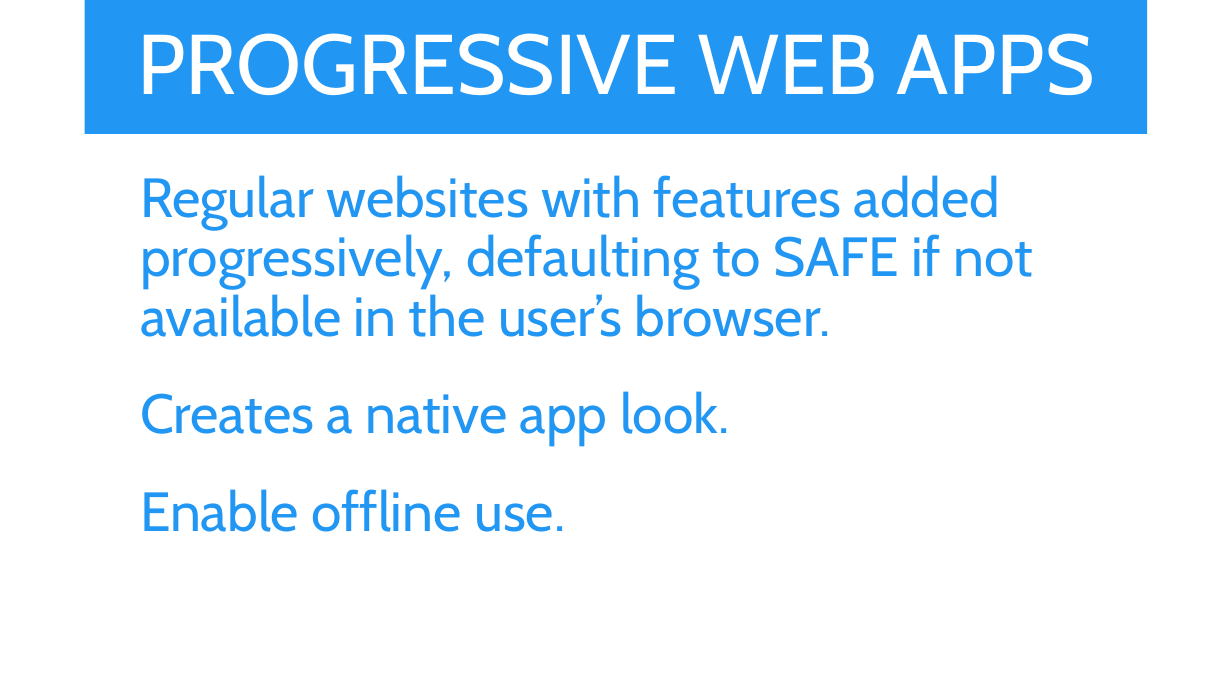
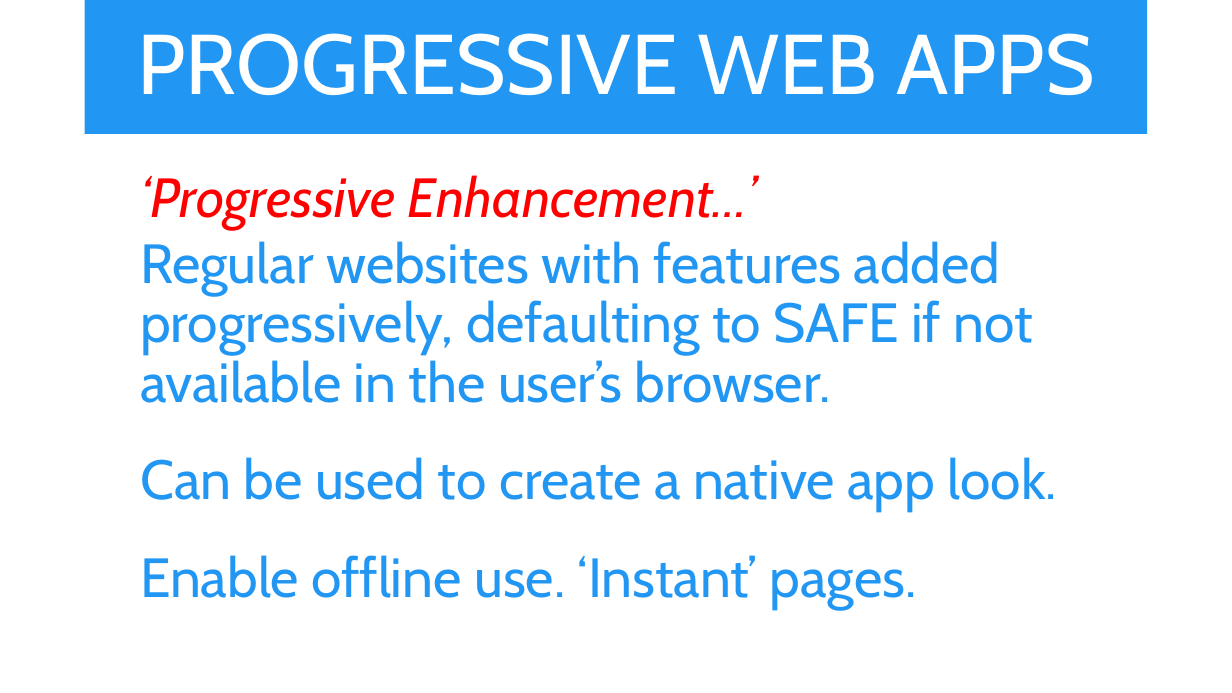
Before and after one commit to aniWeyn/pwa, a slide deck: slide 2 of PWA.pptx (slide 1 before the commit). Drawn at 1232x693 pixels with LibreOffice and Linux fonts; fonts in the diff are those of the drawing. Boxes give left, top, right and bottom in pixels: in the first picture for what was removed or moved away, otherwise in the second. Text is boxed around its words. In the diff, an @@ line names an element or a change of style, - is before the commit and + after.

```diff
--- a/PWA.pptx
+++ b/PWA.pptx
@@ text at box(140, 175, 757, 229): paragraph added @@
+  ‘Progressive Enhancement…’
@@ text at box(140, 457, 1057, 609): text changed @@
-  Creates a native app look.
-  Enable offline use.
+  Can be used to create a native app look.
+  Enable offline use. ‘Instant’ pages.
```
Also in this commit, not shown: 3 other slides changed, 3 slides added, 1 other file.
